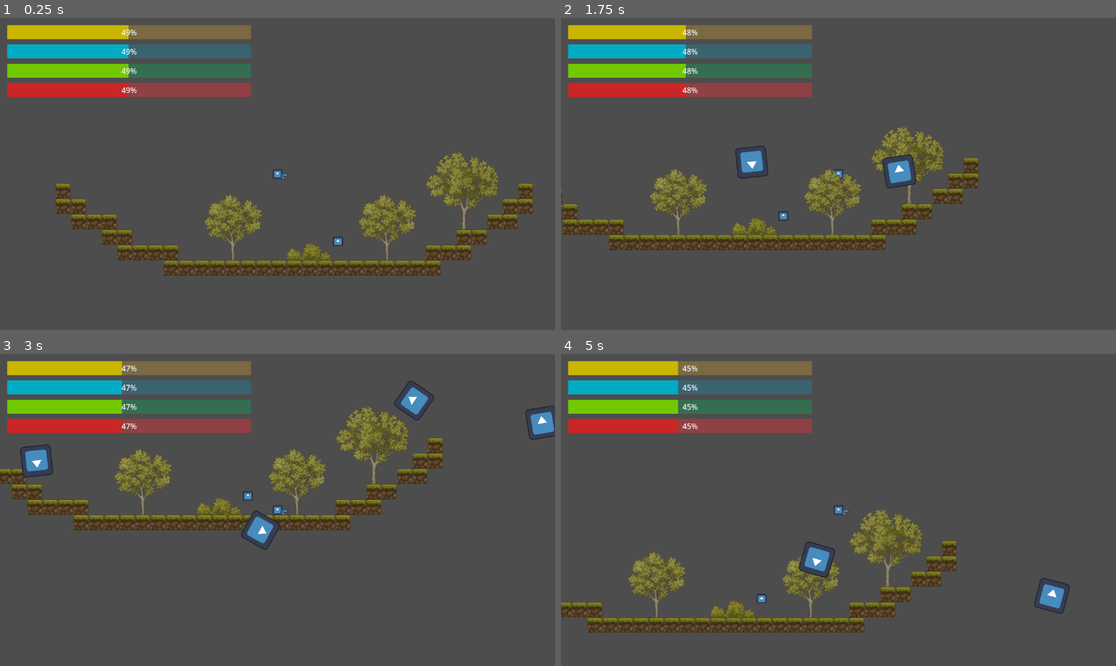
Above: before the commit, frames 1-4 (two rows, left to right).
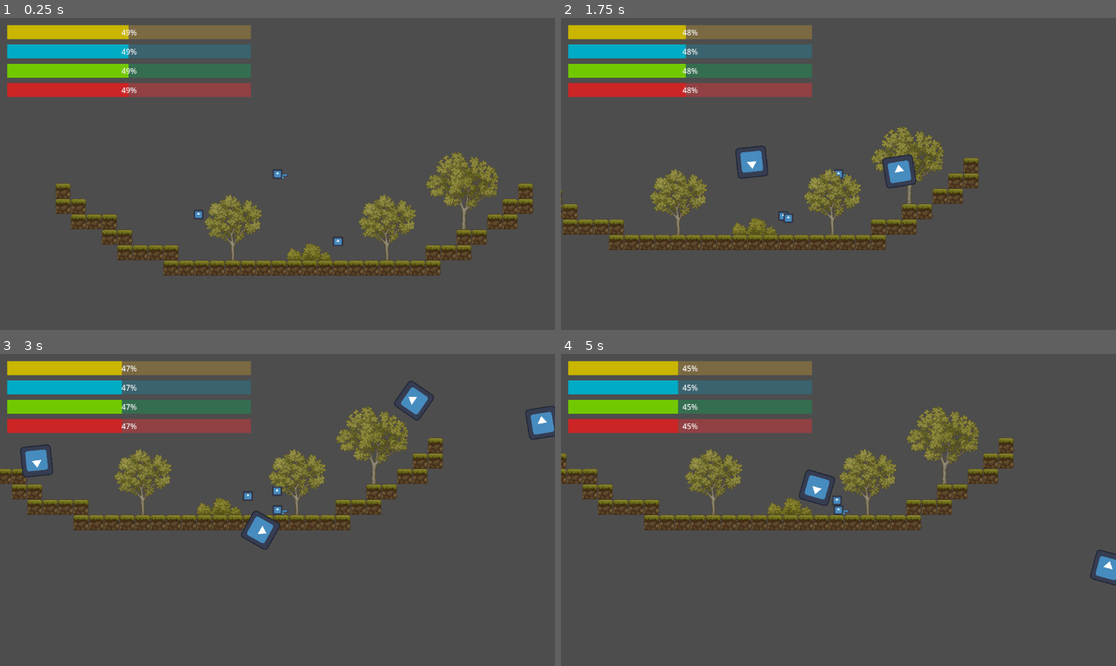
Above: after the commit, the same moments.

Repository: mathkimchi/PeddieHacks2025
Game: Godot game, scene res://Scenes/test_world.tscn
Two runs of this game, one before a commit and one after it. Both use one fixed random seed, a clock stepped at 60 frames per second and the inputs below. The engine's default icon, where the game draws it, is replaced by a stand-in: a white triangle on a blue panel in a dark square.
Inputs (mouse positions are in pixels of both pictures, inside the frame that each line leads up to):
- Up to frame 1 (0.25 s): no input
- Up to frame 2 (1.75 s): move the mouse to (960, 158) at 0.52 s; press the mouse at (960, 158) at 0.53 s; hold D (ui_right) from 0.53 s (still down); tap W (ui_up) at 0.77, 1.07, 1.52 s; move the mouse to (727, 189) at 1.27 s; release the mouse at (727, 189) at 1.28 s; click (727, 189) at 1.35 s
- Up to frame 3 (3 s): tap W (ui_up) at 1.82 s; move the mouse to (333, 441) at 2.02 s; release D (ui_right) at 2.03 s; press the mouse at (333, 441) at 2.03 s; hold A (ui_left) 2.03-2.78 s; move the mouse to (249, 572) at 2.77 s; release the mouse at (249, 572) at 2.78 s; hold D (ui_right) from 2.78 s (still down); click (249, 572) at 2.85 s
- Up to frame 4 (5 s): tap W (ui_up) at 3.02, 3.32, 3.77, 4.07, 4.52, 4.82 s; move the mouse to (1005, 556) at 3.52 s; press the mouse at (1005, 556) at 3.53 s; move the mouse to (672, 463) at 4.27 s; release D (ui_right) at 4.28 s; release the mouse at (672, 463) at 4.28 s; hold A (ui_left) from 4.28 s (still down); click (672, 463) at 4.35 s

The runs differ from the first frame. In frame 1, less than 0.1% of the frame differs, in the area x 34-37%, y 61-65%; in frame 2, less than 0.1%; in frame 3, less than 0.1%; in frame 4, 17%, in the area x 0-100%, y 16-90%.

Commit message:
jumping cow

Diff:
--- a/Scenes/cow.gd
+++ /dev/null
@@ -1,16 +0,0 @@
-extends CharacterBody2D
-
-# define world constants
-@export var gravity = -800
-
-# Called when the node enters the scene tree for the first time.
-func _ready() -> void:
-	pass
-
-# Called every frame. 'delta' is the elapsed time since the previous frame.
-func _process(delta: float) -> void:
-	if !is_on_floor():
-		velocity.y -= delta*gravity
-
-
-	move_and_slide()
--- /dev/null
+++ b/Scenes/cow/cow.gd
@@ -0,0 +1,43 @@
+extends CharacterBody2D
+
+@export var active_radius = 400.0
+
+@onready var player: Player = get_node("/root/World/Player")
+
+# define world constants to be the same as the players'
+@onready var gravity = player.gravity
+@onready var speed = player.speed
+@onready var jump = player.jump
+
+# Called when the node enters the scene tree for the first time.
+func _ready() -> void:
+	pass
+
+func apply_gravity(delta: float):
+		if !is_on_floor():
+			velocity.y -= delta*gravity
+
+
+# Called every frame. 'delta' is the elapsed time since the previous frame.
+func _physics_process(delta: float) -> void:
+	if player.global_position.distance_to(self.global_position) > active_radius:
+		# player is outside our active radius so we can be inactive
+
+		## still apply gravity though, since it is weird to have the cow freeze mid-jump
+		#apply_gravity(delta)
+
+		return
+
+	# >>> Enemy Movement AI >>>
+	self.velocity.x = speed * sign(player.global_position.x - self.global_position.x)
+	if player.global_position.y < self.global_position.y and self.is_on_floor():
+		# NOTE: with the on floor check, this is a jumping enemy but without, it can be a flapping enemy
+		# NOTE: up is -y, down is +y
+		# player (target) is above, so jump/fly like flappy bird
+		velocity.y -= jump
+	# <<< Enemy Movement AI <<<
+
+	# >>> Apply Movement Physics >>>
+	apply_gravity(delta)
+	move_and_slide()
+	# <<< Apply Movement Physics <<<
--- a/Scenes/cow.tscn
+++ b/Scenes/cow/cow.tscn
@@ -1,6 +1,6 @@
 [gd_scene load_steps=4 format=3 uid="uid://che2dpgx37848"]
 
-[ext_resource type="Script" uid="uid://m71076gthrlb" path="res://Scenes/cow.gd" id="1_asfwn"]
+[ext_resource type="Script" uid="uid://m71076gthrlb" path="res://Scenes/cow/cow.gd" id="1_asfwn"]
 [ext_resource type="Texture2D" uid="uid://3mx4150x8fiu" path="res://icon.svg" id="1_ss0fy"]
 
 [sub_resource type="RectangleShape2D" id="RectangleShape2D_asfwn"]
--- a/Scenes/test_world.tscn
+++ b/Scenes/test_world.tscn
@@ -1,10 +1,11 @@
-[gd_scene load_steps=6 format=4 uid="uid://diqu2n8vqpaqk"]
+[gd_scene load_steps=7 format=4 uid="uid://diqu2n8vqpaqk"]
 
 [ext_resource type="PackedScene" uid="uid://l7r7487qly7a" path="res://Scenes/player/player.tscn" id="1_707cn"]
 [ext_resource type="TileSet" uid="uid://dj7hgi2dqn0k4" path="res://Assets/Tilesets/Ground_Tileset.tres" id="2_mq1bj"]
 [ext_resource type="TileSet" uid="uid://btlysacor72at" path="res://Assets/Tilesets/Props_Tileset.tres" id="3_iwv7r"]
 [ext_resource type="PackedScene" uid="uid://bh27lljtl7s5o" path="res://Scenes/food/apple.tscn" id="4_mq1bj"]
 [ext_resource type="PackedScene" uid="uid://defkjqcrsx5a8" path="res://Scenes/ui/main_hud.tscn" id="5_iwv7r"]
+[ext_resource type="PackedScene" uid="uid://che2dpgx37848" path="res://Scenes/cow/cow.tscn" id="6_kt01x"]
 
 [node name="World" type="Node2D"]
 
@@ -25,3 +26,6 @@
 position = Vector2(426, 345)
 
 [node name="MainHud" parent="." instance=ExtResource("5_iwv7r")]
+
+[node name="Cow" parent="." instance=ExtResource("6_kt01x")]
+position = Vector2(87, 262)
Renamed: Scenes/cow.gd.uid -> Scenes/cow/cow.gd.uid
